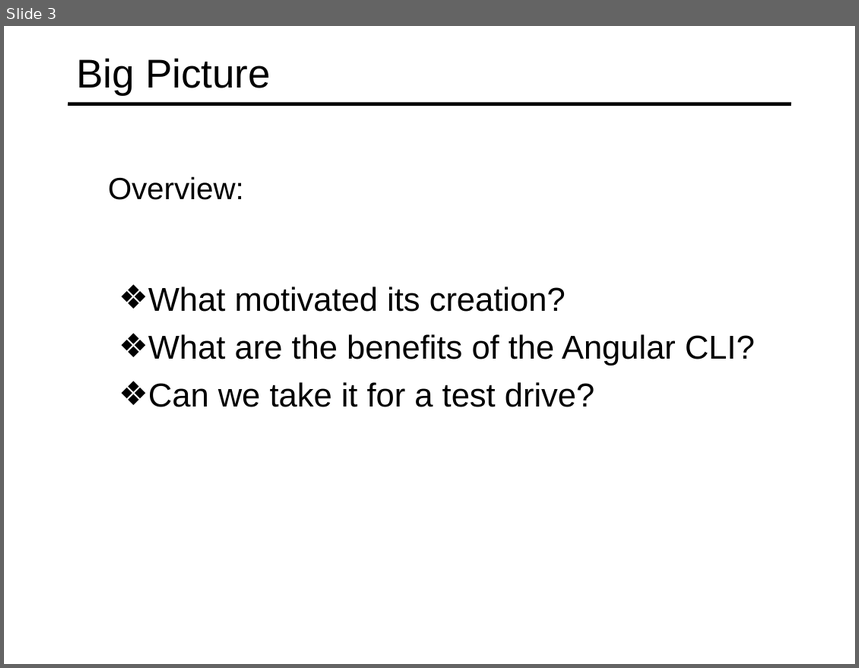
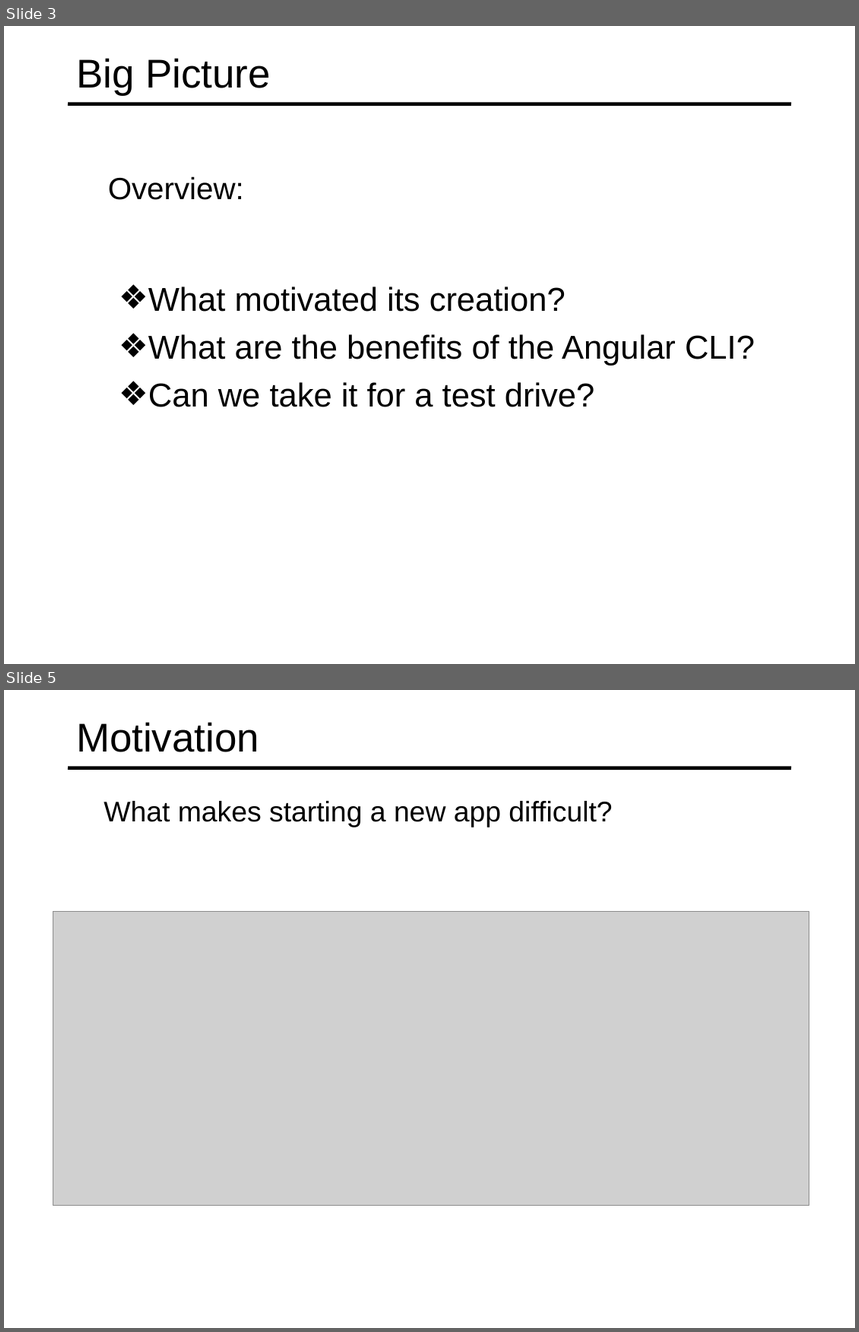
Before and after one commit to specter01wj/Jago_Link_Training, a slide deck: Angular/Angular7/Angular CLI/1.Overview/L1_Overview.ppt. Shown one above the other, each under a label of ours: slide 3 before the commit, slides 3 and 5 after it; the slides between them are not shown. The pictures are 859x668 and 859x1332 pixels, drawn with LibreOffice and Linux fonts; fonts in the diff are those of the drawing; grey boxes stand for pictures. Boxes give left, top, right and bottom in pixels: in the first picture for what was removed or moved away, otherwise in the second. Text is boxed around its words. In the diff, an @@ line names an element or a change of style, - is before the commit and + after.

```diff
--- a/Angular/Angular7/Angular CLI/1.Overview/L1_Overview.ppt
+++ b/Angular/Angular7/Angular CLI/1.Overview/L1_Overview.ppt
@@ slide 5 added at box(4, 690, 855, 1328), background #FFFFFF; not listed: 1 template element that a slide beside it also shows @@
@@ title added at box(76, 722, 259, 752), 34 pt, text #000000 @@
+Motivation
@@ text added at box(104, 801, 612, 828), 24 pt, text #000000 @@
+  What makes starting a new app difficult?
@@ picture added at box(53, 912, 810, 1206) @@
```
Also in this commit, not shown: 5 other slides added, 19 slides removed.
